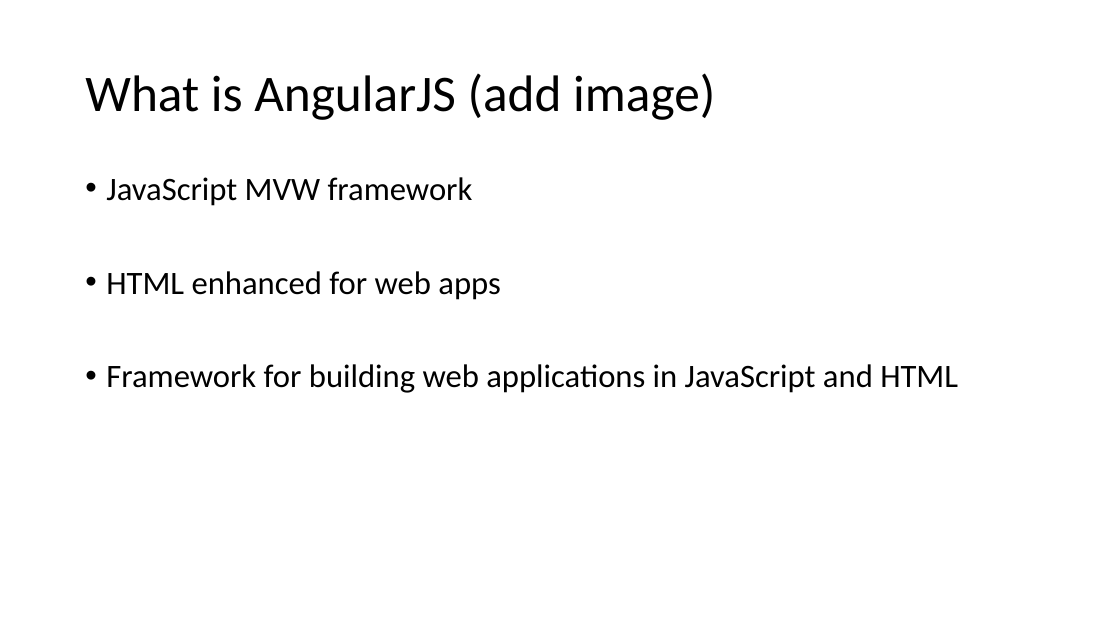
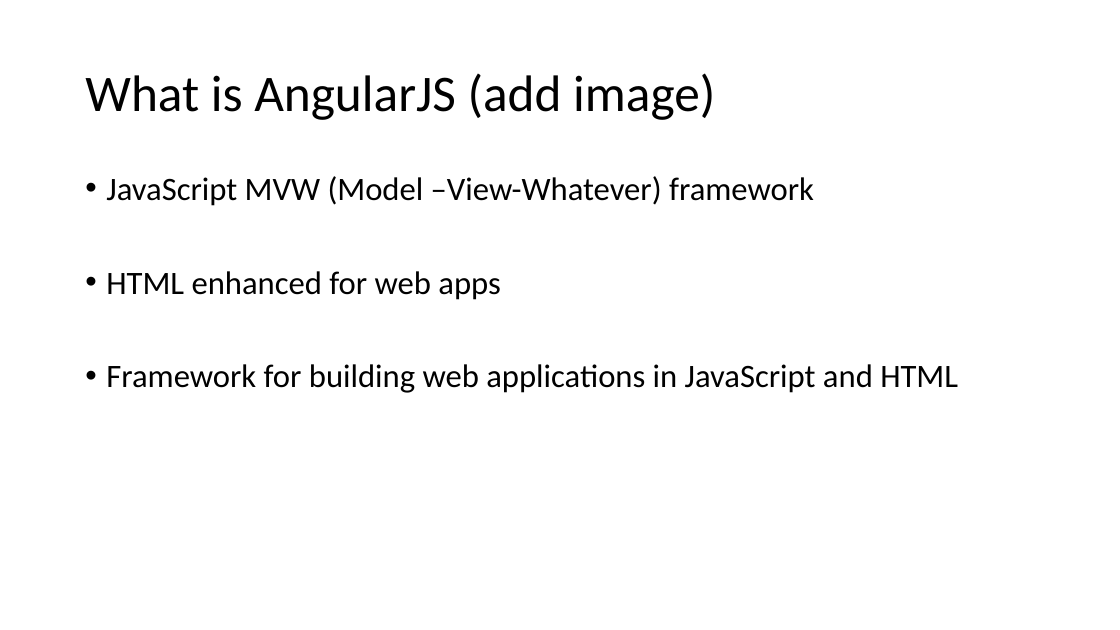
Before and after one commit to jacobladams/presentations, a slide deck: slide 4 of angular-js/Getting Started with AngularJS.pptx. Drawn at 1120x630 pixels with LibreOffice and Linux fonts; fonts in the diff are those of the drawing. Boxes give left, top, right and bottom in pixels: in the first picture for what was removed or moved away, otherwise in the second. Text is boxed around its words. In the diff, an @@ line names an element or a change of style, - is before the commit and + after.

Commit message:
Added more to angular slides
Added more to angular slides

```diff
--- a/angular-js/Getting Started with AngularJS.pptx
+++ b/angular-js/Getting Started with AngularJS.pptx
@@ text at (106, 176, 814, 206): text changed @@
-• JavaScript MVW framework
+• JavaScript MVW (Model –View-Whatever) framework
```
